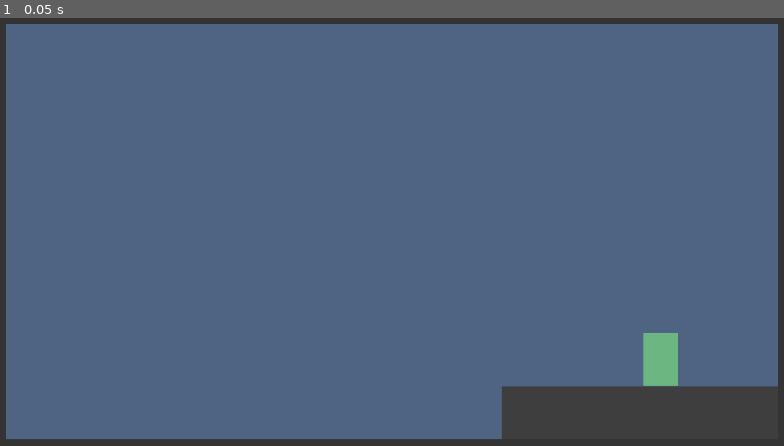
Above: before the commit, frame 1.
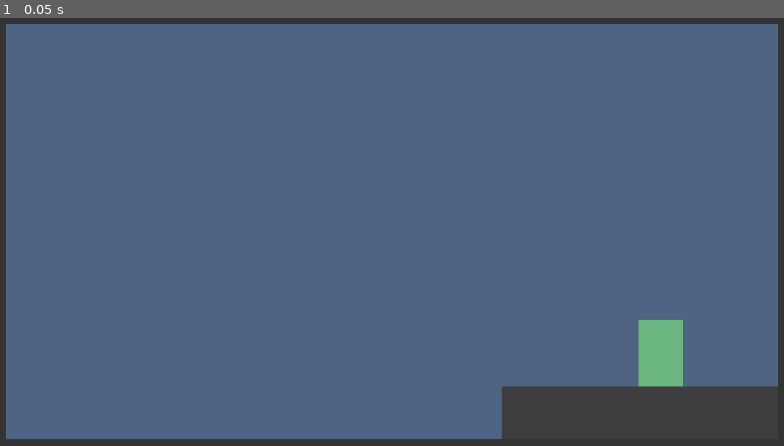
Above: after the commit, the same moment.

Repository: Psloan4/PPO-Project
Game: Godot game, scene res://level_1.tscn
Same seed, same stepped clock (60 frames per second), same inputs: the game is played once before the commit and once after it.
Inputs:
- Up to frame 1 (0.05 s): no input

The runs differ from the first frame. In frame 1, 0.4% of the frame differs, in the area x 81-88%, y 70-87%.

Commit message:
got scanning working

Diff:
--- a/collective-action-game/borders.tscn
+++ b/collective-action-game/borders.tscn
@@ -1,13 +1,16 @@
-[gd_scene load_steps=4 format=3 uid="uid://deanjfkolbxvy"]
+[gd_scene load_steps=5 format=3 uid="uid://deanjfkolbxvy"]
 
 [sub_resource type="RectangleShape2D" id="RectangleShape2D_67j33"]
-size = Vector2(20, 648)
+size = Vector2(396.5, 1215)
+
+[sub_resource type="RectangleShape2D" id="RectangleShape2D_8ojhx"]
+size = Vector2(383, 1215)
 
 [sub_resource type="RectangleShape2D" id="RectangleShape2D_ml24n"]
-size = Vector2(1112, 40)
+size = Vector2(1112, 365)
 
 [sub_resource type="RectangleShape2D" id="RectangleShape2D_c0n1y"]
-size = Vector2(1112, 10)
+size = Vector2(1112, 252)
 
 [node name="Borders" type="Node2D"]
 
@@ -42,23 +45,24 @@
 [node name="StaticBody2D" type="StaticBody2D" parent="."]
 
 [node name="CollisionShape2D" type="CollisionShape2D" parent="StaticBody2D"]
-position = Vector2(10, 324)
+position = Vector2(-178.5, 365.5)
 shape = SubResource("RectangleShape2D_67j33")
 
 [node name="StaticBody2D2" type="StaticBody2D" parent="."]
 
 [node name="CollisionShape2D" type="CollisionShape2D" parent="StaticBody2D2"]
-position = Vector2(1142, 324)
-shape = SubResource("RectangleShape2D_67j33")
+position = Vector2(1323.5, 365.5)
+rotation = -3.14159
+shape = SubResource("RectangleShape2D_8ojhx")
 
 [node name="StaticBody2D3" type="StaticBody2D" parent="."]
 
 [node name="CollisionShape2D" type="CollisionShape2D" parent="StaticBody2D3"]
-position = Vector2(576, 628)
+position = Vector2(576, 790.5)
 shape = SubResource("RectangleShape2D_ml24n")
 
 [node name="StaticBody2D4" type="StaticBody2D" parent="."]
 
 [node name="CollisionShape2D" type="CollisionShape2D" parent="StaticBody2D4"]
-position = Vector2(576, 5)
+position = Vector2(576, -116)
 shape = SubResource("RectangleShape2D_c0n1y")
--- a/collective-action-game/bot.gd
+++ b/collective-action-game/bot.gd
@@ -3,12 +3,14 @@
 
 const SPEED = 300.0
 const JUMP_VELOCITY = -450.0
+const VISION_DISTANCE = 4
 
 var movement_frame = 0
 @onready var sprite_2d: Sprite2D = $Sprite2D
 
 var color: Color = Color.WHITE
 var peer: PacketPeerUDP
+var bot_id: int = 1
 
 func _ready():
 	var shader_mat = sprite_2d.material as ShaderMaterial
@@ -36,10 +38,56 @@
 		var jump_val := 0
 		if not is_on_floor():
 			jump_val = 2
-		print("FRAME:")
-		print(movement_frame)
-		print(jump_val)
-		print("")
+		#print("FRAME:")
+		#print(movement_frame)
+		#print(jump_val)
+		#print("")
 		sprite_2d.frame = floor(movement_frame / 3.0) + jump_val
 
 	move_and_slide()
+	var scan_data = scan_area()
+	print_matrix(scan_data)
+
+func get_body_data(body: Node2D) -> int:
+	if body is StaticBody2D:
+		return 5
+	elif body is CharacterBody2D:
+		return body.bot_id
+	elif body is Area2D:
+		return 6
+	return -1
+
+func get_point_data(point: Vector2) -> int:
+	var space_state = get_world_2d().direct_space_state
+	var params = PhysicsPointQueryParameters2D.new()
+	params.position = point
+	params.collide_with_bodies = true
+	params.collide_with_areas = true
+	var results = space_state.intersect_point(params, 3)
+
+	if results.size() == 0:
+		return 0
+	var result_data = []
+	for result in results:
+		result_data.append(get_body_data(result["collider"]))
+	return result_data.max()
+
+
+func scan_area() -> Array:
+	const POINT_OFFSET = 64
+	var data = []
+	for dy in range(-VISION_DISTANCE, VISION_DISTANCE + 1):
+		var row_data = []
+		for dx in range(-VISION_DISTANCE, VISION_DISTANCE + 1):
+			var point := global_position + Vector2(dx, dy) * POINT_OFFSET
+			row_data.append(get_point_data(point))
+		data.append(row_data)
+	return data
+
+func print_matrix(matrix: Array) -> void:
+	for row in matrix:
+		var row_string = ""
+		for value in row:
+			row_string += str(value) + " "
+		print(row_string.strip_edges())
+	print("")
--- a/collective-action-game/bot_manager.gd
+++ b/collective-action-game/bot_manager.gd
@@ -6,6 +6,8 @@
 const SPAWN_Y := 569
 var spawn_x := 150
 const SPAWN_X_INC := 80
+
+var total_bots := 0
 
 @export var bot_container: Node2D
 
@@ -25,4 +27,6 @@
 	bot.color = colors.pop_front()
 	bot.global_position = Vector2(spawn_x, SPAWN_Y)
 	spawn_x += SPAWN_X_INC
+	total_bots += 1
+	bot.bot_id = total_bots
 	bot_container.add_child(bot)
--- a/collective-action-game/goal.tscn
+++ b/collective-action-game/goal.tscn
@@ -1,17 +1,18 @@
 [gd_scene load_steps=2 format=3 uid="uid://pya8xf1cf3d7"]
 
 [sub_resource type="RectangleShape2D" id="RectangleShape2D_73aeb"]
-size = Vector2(50, 76)
+size = Vector2(64, 96)
 
 [node name="Goal" type="Area2D"]
-collision_layer = 0
+collision_layer = 2
 collision_mask = 2
 
 [node name="ColorRect" type="ColorRect" parent="."]
-offset_left = -25.0
-offset_top = -38.0
-offset_right = 25.0
-offset_bottom = 38.0
+custom_minimum_size = Vector2(64, 1.45519e-11)
+offset_left = -32.0
+offset_top = -48.0
+offset_right = 32.0
+offset_bottom = 48.0
 color = Color(0.521569, 1, 0.501961, 0.529412)
 
 [node name="CollisionShape2D" type="CollisionShape2D" parent="."]
--- a/collective-action-game/level_1.tscn
+++ b/collective-action-game/level_1.tscn
@@ -16,7 +16,7 @@
 scale = Vector2(6.26616, -1.47754)
 
 [node name="Goal" parent="." instance=ExtResource("4_528tx")]
-position = Vector2(963, 493)
+position = Vector2(963, 484)
 
 [node name="Borders" parent="." instance=ExtResource("5_fmovg")]
 
